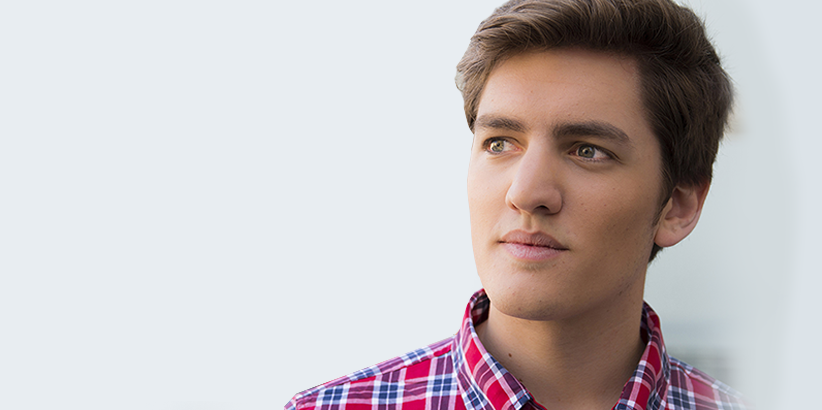
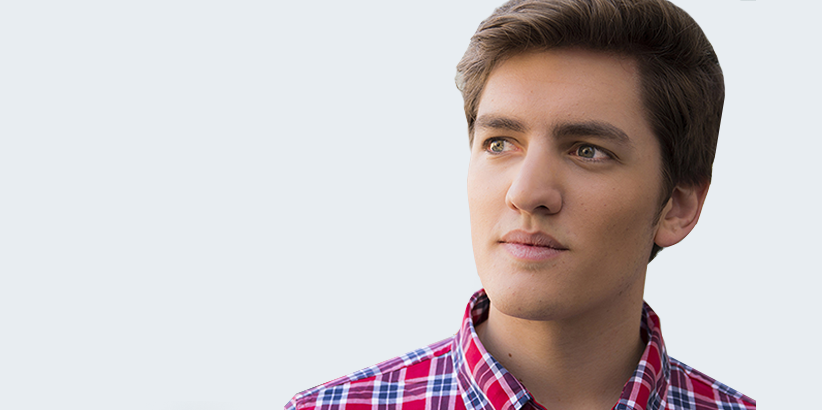
Two versions of the same layered image (822 × 410). Layer-by-layer changes:
added layer "Layer 11" above "Left solid" over [643, 0, 822, 410]
painted on "Layer 8" over [467, 123, 474, 154]
hid group "Group 1" (3 layers) over [467, 0, 822, 410]
added layer "Layer 1 copy" above "Layer 1" over [467, 0, 756, 410]
painted on "Layer 4" over [467, 0, 822, 410]
